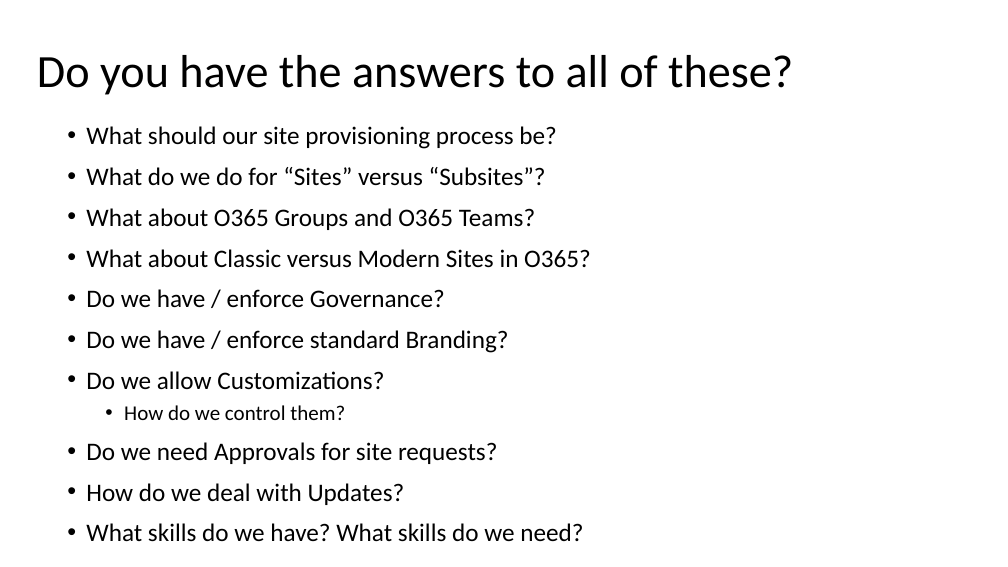
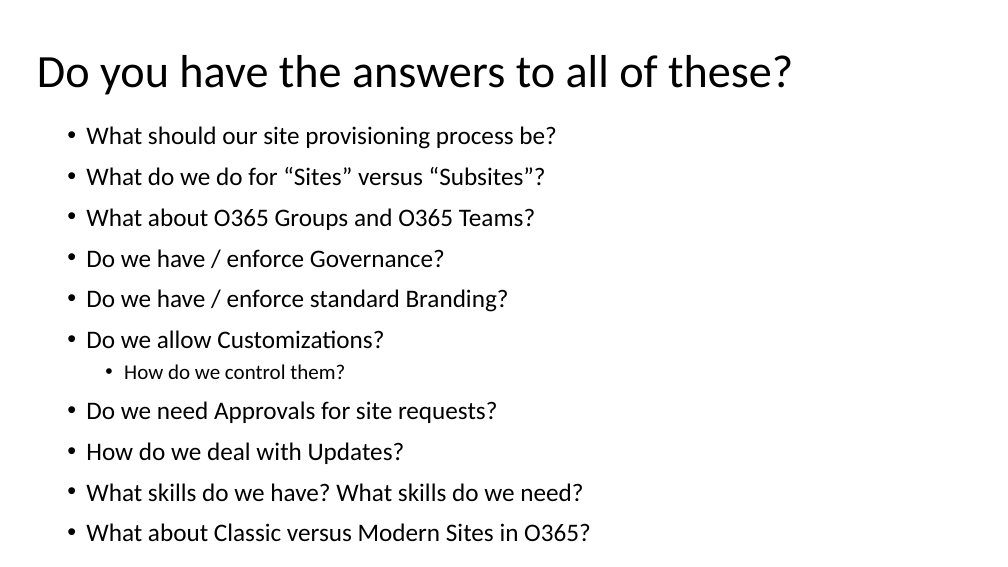
Before and after one commit to HiltonGiesenow/MSCommunityDay, a slide deck: slide 3 of 2018/Site Creation/Slides/Improved Site Creation, Governance & Self Service.pptx. Drawn at 1008x567 pixels with LibreOffice and Linux fonts; fonts in the diff are those of the drawing. Boxes give left, top, right and bottom in pixels: in the first picture for what was removed or moved away, otherwise in the second. Text is boxed around its words. In the diff, an @@ line names an element or a change of style, - is before the commit and + after.

```diff
--- a/2018/Site Creation/Slides/Improved Site Creation, Governance & Self Service.pptx
+++ b/2018/Site Creation/Slides/Improved Site Creation, Governance & Self Service.pptx
@@ text at [86,249,591,268]: paragraph removed @@
-• What about Classic versus Modern Sites in O365?
@@ text at [86,523,591,542]: paragraph added @@
+• What about Classic versus Modern Sites in O365?
```
Also in this commit, not shown: 13 other slides changed, 7 slides added, 2 slides removed, 2 other files.
